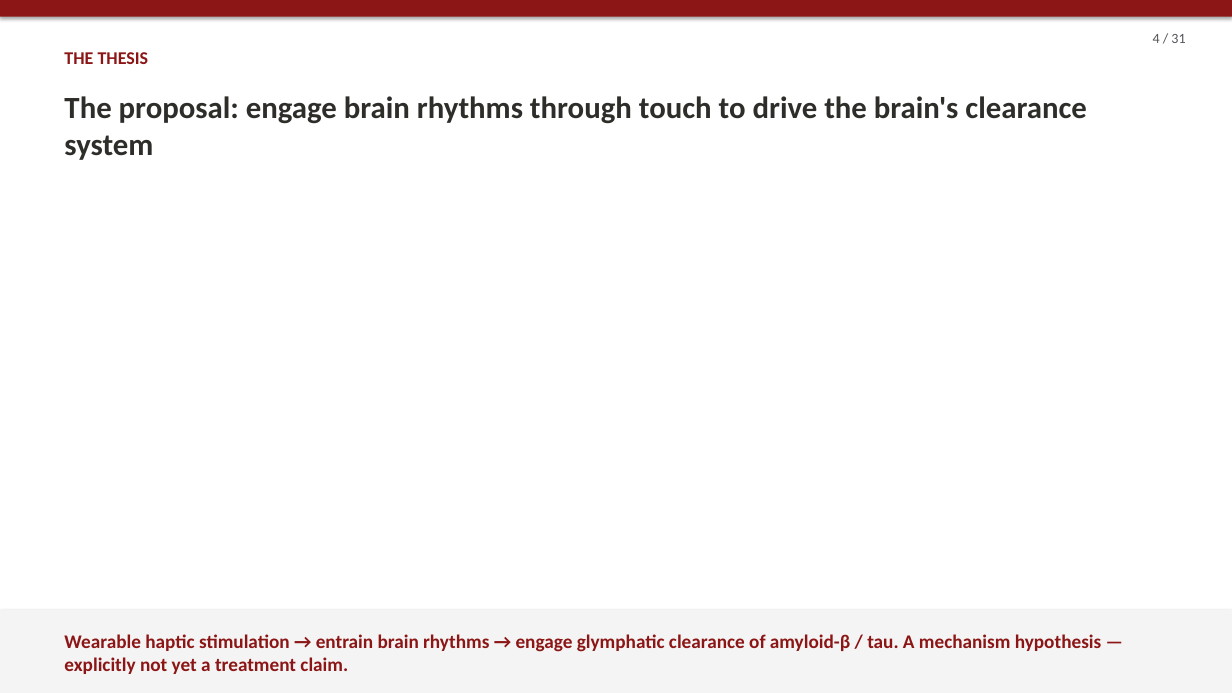
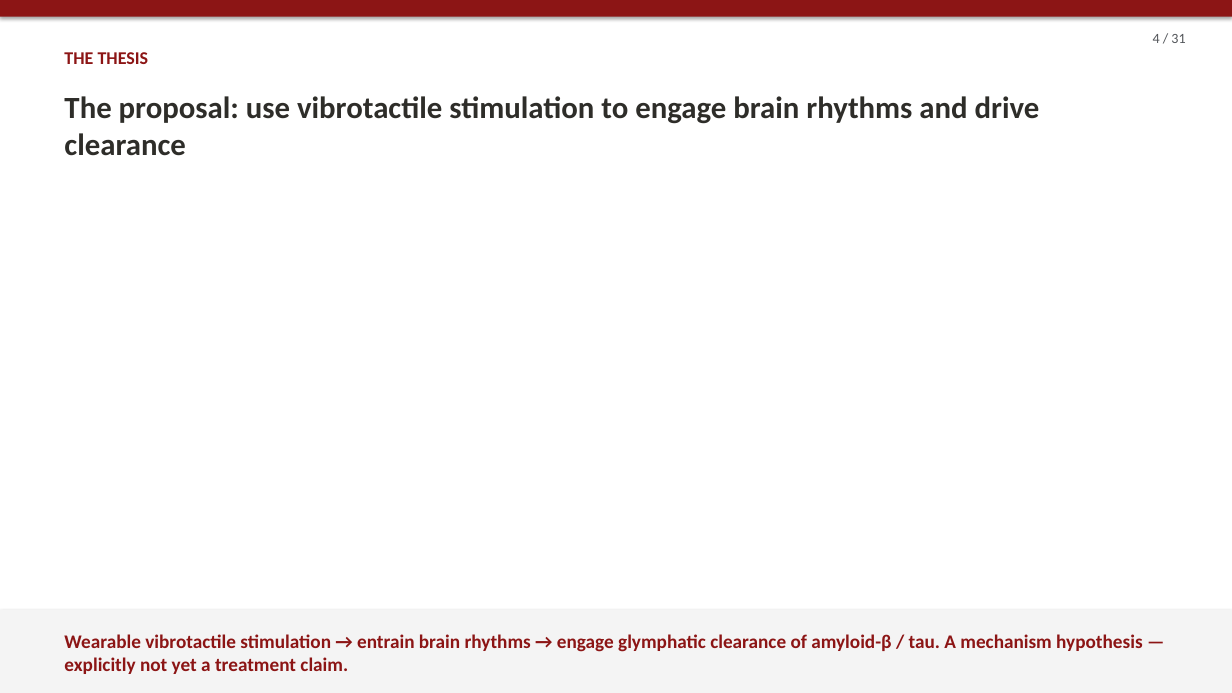
Before and after one commit to wehabit/hpaticmousebuzsakilab, a slide deck: slide 4 of presentation/haptic_brain_talk.pptx. Drawn at 1232x693 pixels with LibreOffice and Linux fonts; fonts in the diff are those of the drawing. Boxes give left, top, right and bottom in pixels: in the first picture for what was removed or moved away, otherwise in the second. Text is boxed around its words. In the diff, an @@ line names an element or a change of style, - is before the commit and + after.

```diff
--- a/presentation/haptic_brain_talk.pptx
+++ b/presentation/haptic_brain_talk.pptx
@@ text at bbox=[64, 96, 1040, 156]: text changed @@
-The proposal: engage brain rhythms through touch to drive the brain's clearance system
+The proposal: use vibrotactile stimulation to engage brain rhythms and drive clearance
@@ text at bbox=[64, 634, 1142, 674]: text changed @@
-Wearable haptic stimulation → entrain brain rhythms → engage glymphatic clearance of amyloid-β / tau. A mechanism hypothesis — explicitly not yet a treatment claim.
+Wearable vibrotactile stimulation → entrain brain rhythms → engage glymphatic clearance of amyloid-β / tau. A mechanism hypothesis — explicitly not yet a treatment claim.
```
Also in this commit, not shown: 7 other slides changed, 2 other files.
